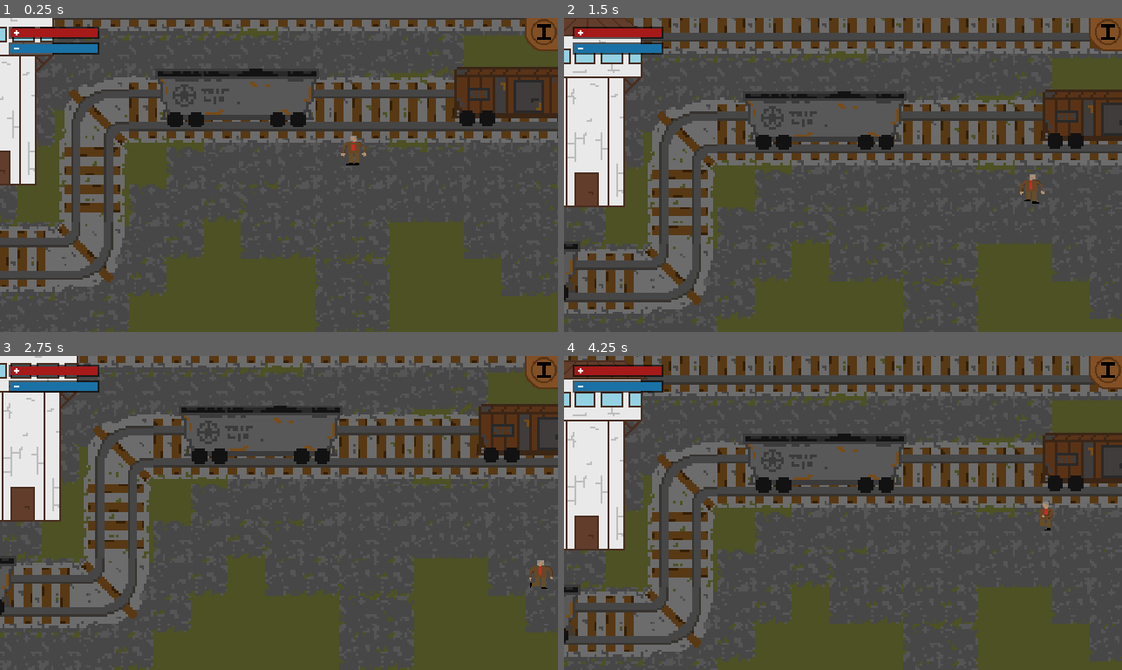
Above: before the commit, frames 1-4 (two rows, left to right).
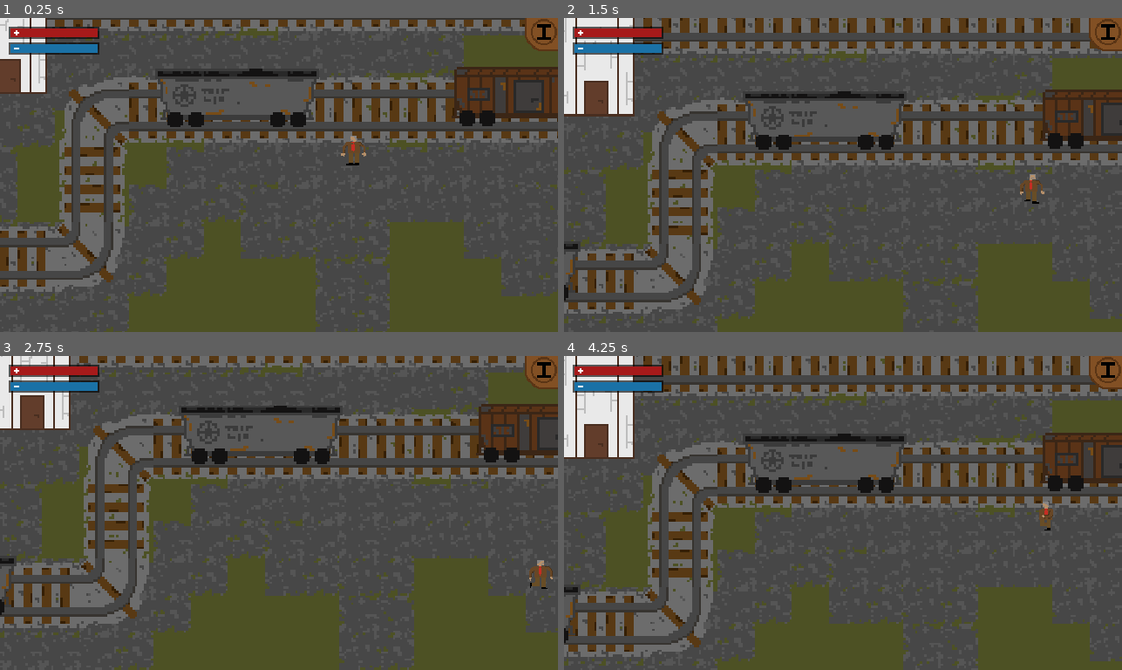
Above: after the commit, the same moments.

Repository: ethantindall/Politboro
Game: Godot game, scene res://Map Scenes/TrainStation.tscn
Same seed, same stepped clock (60 frames per second), same inputs: the game is played once before the commit and once after it.
Inputs (mouse positions are in pixels of both pictures, inside the frame that each line leads up to):
- Up to frame 1 (0.25 s): no input
- Up to frame 2 (1.5 s): tap Enter at 0.5 s; move the mouse to (965, 159) at 0.52 s; hold Right (ui_right) 0.53-1.28 s; tap I at 0.6, 1.35 s; click (965, 159) at 0.67 s; move the mouse to (731, 190) at 1.27 s; hold Down (ui_down) from 1.28 s (still down); click (731, 190) at 1.42 s
- Up to frame 3 (2.75 s): move the mouse to (334, 443) at 2.02 s; release Down (ui_down) at 2.03 s; hold Right (ui_right) from 2.03 s (still down); tap I at 2.1 s; click (334, 443) at 2.17 s
- Up to frame 4 (4.25 s): move the mouse to (815, 575) at 2.77 s; release Right (ui_right) at 2.78 s; hold Up (ui_up) 2.78-3.53 s; tap I at 2.85, 3.6 s; click (815, 575) at 2.92 s; move the mouse to (1010, 560) at 3.52 s; hold Left (ui_left) from 3.53 s (still down); click (1010, 560) at 3.67 s

The runs differ from the first frame. In frame 1, 3.0% of the frame differs, in the area x 0-10%, y 0-54%; in frame 2, 5.3%; in frame 3, 4.5%; in frame 4, 5.5%, in the area x 0-15%, y 0-62%.

Commit message:
cobblestone

Diff:
--- a/Politboro/Map Scenes/Church.tscn
+++ b/Politboro/Map Scenes/Church.tscn
@@ -7,7 +7,9 @@
 [ext_resource path="res://Images/Tiles/Airstrip/airstrip.png" type="Texture" id=5]
 [ext_resource path="res://World Objects/Building Scenes/Church.tscn" type="PackedScene" id=6]
 [ext_resource path="res://Images/Tiles/cemetary.png" type="Texture" id=7]
-
+[ext_resource path="res://World Objects/Building Scenes/Military/Headquarters.tscn" type="PackedScene" id=8]
+[ext_resource path="res://World Objects/Building Scenes/Apartments.tscn" type="PackedScene" id=9]
+[ext_resource path="res://Images/Tiles/cobblestone.png" type="Texture" id=10]
 
 [sub_resource type="TileSet" id=1]
 0/name = "road2.png 0"
@@ -98,6 +100,20 @@
 4/shape_one_way_margin = 0.0
 4/shapes = [  ]
 4/z_index = 0
+5/name = "cobblestone.png 5"
+5/texture = ExtResource( 10 )
+5/tex_offset = Vector2( 0, 0 )
+5/modulate = Color( 1, 1, 1, 1 )
+5/region = Rect2( 0, 0, 32, 32 )
+5/tile_mode = 0
+5/occluder_offset = Vector2( 0, 0 )
+5/navigation_offset = Vector2( 0, 0 )
+5/shape_offset = Vector2( 0, 0 )
+5/shape_transform = Transform2D( 1, 0, 0, 1, 0, 0 )
+5/shape_one_way = false
+5/shape_one_way_margin = 0.0
+5/shapes = [  ]
+5/z_index = 0
 
 [node name="Kremlin" type="Node2D"]
 
@@ -115,7 +131,7 @@
 tile_set = SubResource( 1 )
 cell_size = Vector2( 16, 16 )
 format = 1
-tile_data = PoolIntArray( 13, 2, 0, 30, 2, 0, 65549, 2, 0, 65566, 2, 0, 131085, 2, 0, 131102, 2, 0, 196621, 2, 0, 196637, 2, 0, 196638, 2, 0, 262157, 2, 0, 262172, 2, 0, 262173, 2, 0, 327694, 2, 0, 327707, 2, 0, 327708, 2, 0, 393230, 2, 0, 393241, 2, 0, 393242, 2, 0, 393243, 2, 0, 458766, 2, 0, 458767, 2, 0, 458768, 2, 0, 458769, 2, 0, 458770, 2, 0, 458771, 2, 0, 458772, 2, 0, 458773, 2, 0, 458774, 2, 0, 458775, 2, 0, 458776, 2, 0, 524302, 2, 0, 589827, 2, 0, 589836, 2, 0, 589837, 2, 0, 589838, 2, 0, 655364, 2, 0, 655369, 2, 0, 655370, 2, 0, 655371, 2, 0, 655372, 2, 0, 720900, 2, 0, 720901, 2, 0, 720902, 2, 0, 720903, 2, 0, 720904, 2, 0, 720905, 2, 0 )
+tile_data = PoolIntArray( 13, 5, 0, 30, 5, 0, 131085, 5, 0, 131102, 5, 0, 196621, 5, 0, 262173, 5, 0, 262174, 5, 0, 327693, 5, 0, 327708, 5, 0, 393229, 5, 0, 393243, 5, 0, 458767, 5, 0, 458769, 5, 0, 458771, 5, 0, 458772, 5, 0, 458773, 5, 0, 458774, 5, 0, 458775, 5, 0, 458776, 5, 0, 458777, 5, 0, 458778, 5, 0, 524301, 5, 0, 589827, 5, 0, 589836, 5, 0, 655371, 5, 0, 720899, 5, 0, 720901, 5, 0, 720903, 5, 0, 720905, 5, 0, 720907, 5, 0, 786443, 5, 0, 851979, 5, 0, 851980, 5, 0, 917516, 5, 0, 917517, 5, 0, 917526, 5, 0, 917528, 5, 0, 917529, 5, 0, 983053, 5, 0, 983054, 5, 0, 1048590, 5, 0, 1048591, 5, 0, 1048593, 5, 0, 1048595, 5, 0, 1048597, 5, 0, 1048599, 5, 0, 1048601, 5, 0 )
 
 [node name="YSort" type="YSort" parent="."]
 
@@ -157,3 +173,12 @@
 rotation = 1.5708
 next_scene_path = "res://Map Scenes/HQ.tscn"
 player_spawn_location = Vector2( 158, 164 )
+
+[node name="StaticBody2D" parent="." instance=ExtResource( 8 )]
+position = Vector2( 389.386, 175.739 )
+
+[node name="Apartments" parent="StaticBody2D" instance=ExtResource( 9 )]
+position = Vector2( -125.229, -123.857 )
+
+[node name="Apartments2" parent="StaticBody2D" instance=ExtResource( 9 )]
+position = Vector2( -81.8226, -92.9374 )
--- a/Politboro/Map Scenes/TownSquare.tscn
+++ b/Politboro/Map Scenes/TownSquare.tscn
@@ -326,9 +326,9 @@
 [node name="TreeGroup7" parent="YSort" instance=ExtResource( 17 )]
 position = Vector2( 139.74, 34.6645 )
 
-[node name="Factory4" type="StaticBody2D" parent="YSort"]
-
-[node name="CollisionPolygon2D" type="CollisionPolygon2D" parent="YSort/Factory4"]
+[node name="Outside Edge" type="StaticBody2D" parent="YSort"]
+
+[node name="CollisionPolygon2D" type="CollisionPolygon2D" parent="YSort/Outside Edge"]
 polygon = PoolVector2Array( -0.152863, 312.374, 0.0174713, 0.106812, 663.595, 0.404076, 663.892, 311.976, 0.162041, 312.495, 0.162041, 319.881, 680.514, 325.095, 675.175, -15.289, -16.2725, -13.9541, -8.95832, 312.505 )
 
 [node name="Tree2" parent="YSort" instance=ExtResource( 16 )]
--- a/Politboro/Map Scenes/TrainStation.tscn
+++ b/Politboro/Map Scenes/TrainStation.tscn
@@ -278,7 +278,7 @@
 position = Vector2( 84.5214, 154.944 )
 
 [node name="TrainTower" parent="YSort" instance=ExtResource( 13 )]
-position = Vector2( 117.563, 128.276 )
+position = Vector2( 124.044, 136.581 )
 
 [node name="Portal_Town_N" parent="." instance=ExtResource( 6 )]
 position = Vector2( 271.677, 231.19 )
--- a/Politboro/World Objects/Accessories/CoalPile.tscn
+++ b/Politboro/World Objects/Accessories/CoalPile.tscn
@@ -10,14 +10,14 @@
 position = Vector2( 8, -1 )
 
 [node name="Sprite" type="Sprite" parent="."]
-position = Vector2( -6.66666, 0 )
+position = Vector2( -8.11437, -15.2566 )
 texture = ExtResource( 1 )
 __meta__ = {
 "_edit_group_": true
 }
 
 [node name="CollisionShape2D" type="CollisionShape2D" parent="."]
-position = Vector2( -6.39674, 12.1469 )
+position = Vector2( -7.95581, -2.66429 )
 rotation = 1.5708
 scale = Vector2( 0.5, 0.4 )
 shape = SubResource( 1 )
--- a/Politboro/World Objects/Accessories/Tree.tscn
+++ b/Politboro/World Objects/Accessories/Tree.tscn
@@ -7,11 +7,12 @@
 scale = Vector2( 0.5, 0.5 )
 
 [node name="Sprite" type="Sprite" parent="."]
-position = Vector2( -4.41666, -0.625 )
+position = Vector2( -8.12897, -27.1415 )
 texture = ExtResource( 1 )
 __meta__ = {
 "_edit_group_": true
 }
 
 [node name="CollisionPolygon2D" type="CollisionPolygon2D" parent="."]
-polygon = PoolVector2Array( -8.625, 31.375, -0.5, 31.375, -0.375, 23.5, 19.875, 23.25, 19.875, 15.875, 19.875, 15.875, 8.67032, -6.47444, -16.107, -6.53124, -28.125, 15.5, -28.424, 23.0334, -8.5, 23.375 )
+position = Vector2( -4.24264, -26.163 )
+polygon = PoolVector2Array( -8.625, 31.375, -0.5, 31.375, -0.375, 23.5, 19.875, 23.25, 19.875, 15.875, 19.875, 15.875, 15.5673, 6.9066, -23.1468, 6.55304, -28.125, 15.5, -28.424, 23.0334, -8.5, 23.375 )
--- a/Politboro/World Objects/Building Scenes/TrainTower.tscn
+++ b/Politboro/World Objects/Building Scenes/TrainTower.tscn
@@ -3,15 +3,16 @@
 [ext_resource path="res://Images/Bldgs/TrainYardTower.png" type="Texture" id=1]
 
 [sub_resource type="RectangleShape2D" id=1]
-extents = Vector2( 21.8869, 25.2003 )
+extents = Vector2( 21.8869, 15.4097 )
 
 [node name="TrainTower" type="StaticBody2D"]
 scale = Vector2( 0.75, 0.75 )
 
 [node name="Sprite" type="Sprite" parent="."]
-position = Vector2( 2.77727, 0 )
+position = Vector2( -35.0204, -127.462 )
 texture = ExtResource( 1 )
+centered = false
 
 [node name="CollisionShape2D" type="CollisionShape2D" parent="."]
-position = Vector2( 2.99999, 38.7315 )
+position = Vector2( 0.00559521, -15.4709 )
 shape = SubResource( 1 )
Binary file added: Politboro/Images/Tiles/cobblestone.png
Not shown, added: Politboro/Images/Tiles/cobblestone.png.import
Not shown: 1 places in Politboro/Map Scenes/Church.tscn that only renumber resources
